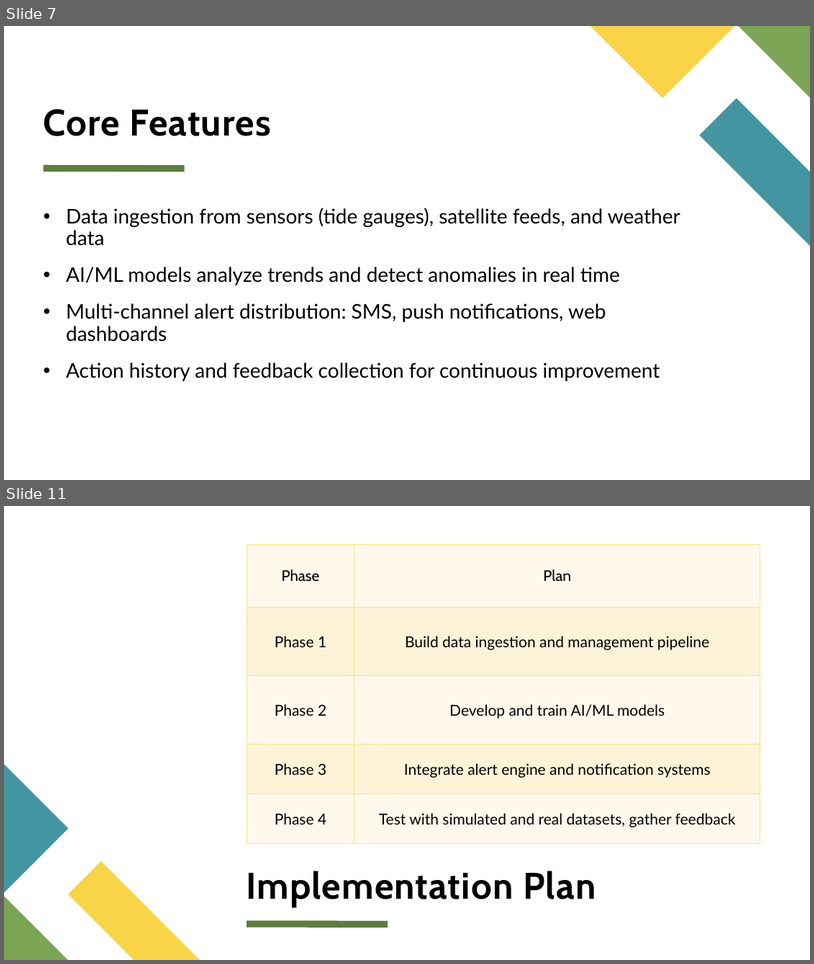
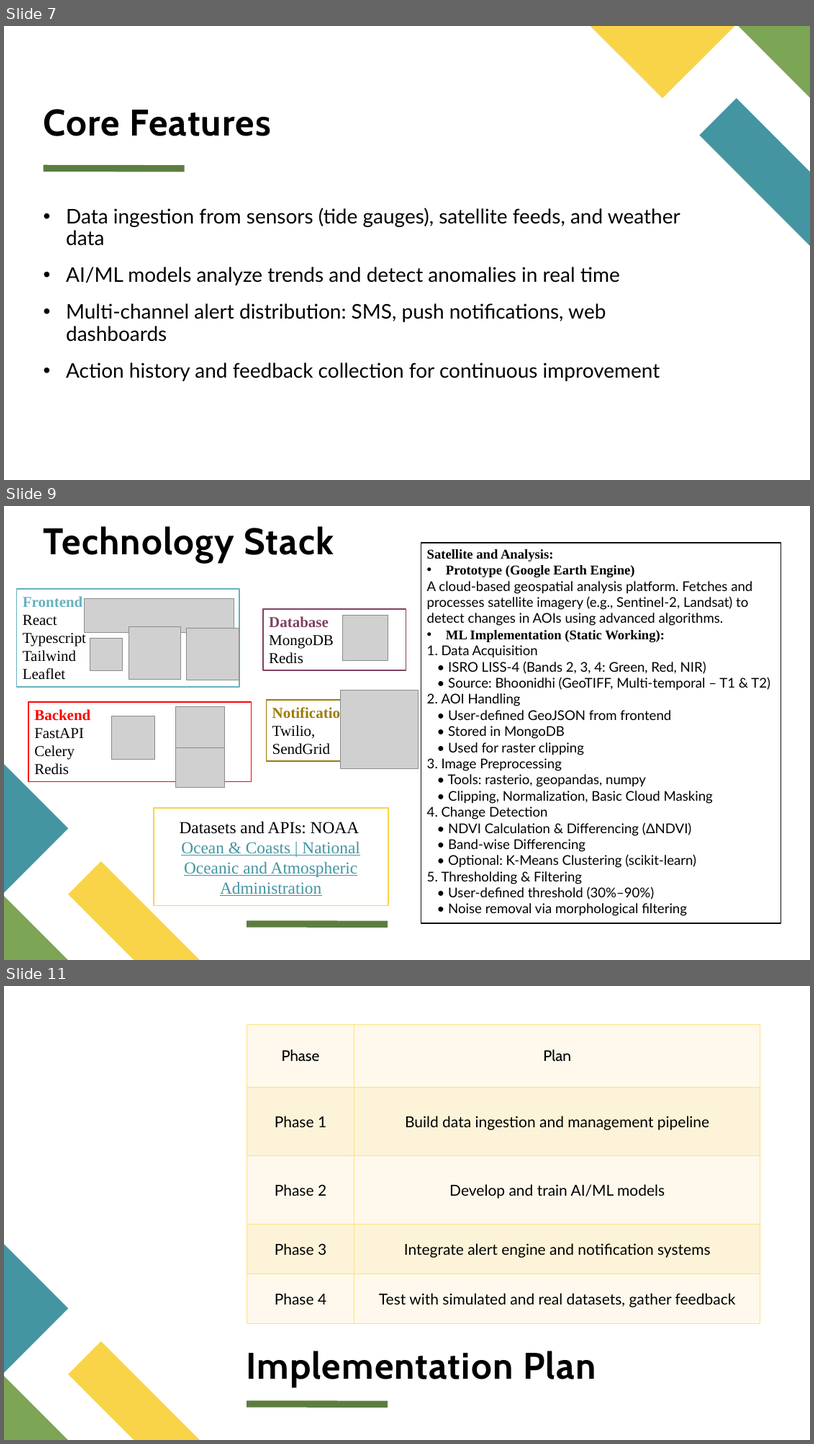
Before and after one commit to P47Parzival/Coastal-Threat-Alert-System, a slide deck: Coastal Threat Alert System.pptx. Shown one above the other, each under a label of ours: slides 7 and 11 before the commit, slides 7, 9 and 11 after it; the slides between them are not shown. The pictures are 814x964 and 814x1444 pixels, drawn with LibreOffice and Linux fonts; fonts in the diff are those of the drawing; grey boxes stand for pictures. Boxes give left, top, right and bottom in pixels: in the first picture for what was removed or moved away, otherwise in the second. Text is boxed around its words. In the diff, an @@ line names an element or a change of style, - is before the commit and + after.

```diff
--- a/Coastal Threat Alert System.pptx
+++ b/Coastal Threat Alert System.pptx
@@ slide 9 added at box(4, 506, 810, 960), background #FFFFFF; not listed: 4 template elements that a slide beside it also shows @@
@@ title added at box(44, 526, 334, 562), 44 pt, text #000000, bold @@
+Technology Stack
@@ rectangle added at box(422, 542, 782, 923), outline #0C1108 1.5 pt, 16 pt, text #000000 @@
+Satellite and Analysis:
+• Prototype (Google Earth Engine)
+A cloud-based geospatial analysis platform. Fetches and processes satellite imagery (e.g., Sentinel-2, Landsat) to detect changes in AOIs using advanced algorithms.
+• ML Implementation (Static Working):
+1. Data Acquisition
+• ISRO LISS-4 (Bands 2, 3, 4: Green, Red, NIR)
+• Source: Bhoonidhi (GeoTIFF, Multi-temporal – T1 & T2)
+2. AOI Handling
+• User-defined GeoJSON from frontend
+• Stored in MongoDB
+• Used for raster clipping
+3. Image Preprocessing
+• Tools: rasterio, geopandas, numpy
+• Clipping, Normalization, Basic Cloud Masking
+4. Change Detection
+• NDVI Calculation & Differencing (ΔNDVI)
+• Band-wise Differencing
+• Optional: K-Means Clustering (scikit-learn)
+5. Thresholding & Filtering
+• User-defined threshold (30%–90%)
+• Noise removal via morphological filtering
@@ rectangle added at box(17, 589, 239, 687), outline #65B2BE 1.5 pt, 18 pt, text #000000 @@
+Frontend:
+React
+Typescript
+Tailwind
+Leaflet
@@ picture added at box(84, 599, 234, 633) @@
@@ rectangle added at box(263, 609, 406, 670), outline #804161 1.5 pt, 18 pt, text #000000 @@
+Database:
+MongoDB
+Redis
@@ picture added at box(129, 626, 181, 679) @@
@@ picture added at box(187, 628, 239, 680) @@
@@ picture added at box(343, 615, 388, 660) @@
@@ picture added at box(90, 638, 123, 671) @@
@@ picture added at box(341, 690, 419, 769) @@
@@ rectangle added at box(28, 702, 252, 781), outline #FF0000 1.5 pt, 18 pt, text #000000 @@
+Backend:
+FastAPI
+Celery
+Redis
@@ picture added at box(111, 716, 154, 759) @@
@@ picture added at box(176, 706, 224, 748) @@
@@ rectangle added at box(267, 700, 409, 762), outline #9B7C05 1.5 pt, 18 pt, text #000000 @@
+Notifications:
+Twilio,
+SendGrid
@@ picture added at box(176, 739, 224, 787) @@
@@ rectangle added at box(154, 808, 388, 906), fill #FFFFFF, outline #F9D448 1.5 pt, 20 pt, text #4495A2, underline @@
+Datasets and APIs: NOAA
+Ocean & Coasts | National Oceanic and Atmospheric Administration
```
Also in this commit, not shown: 1 slide changed, 2 other slides added, 3 slides removed, 27 other files.
